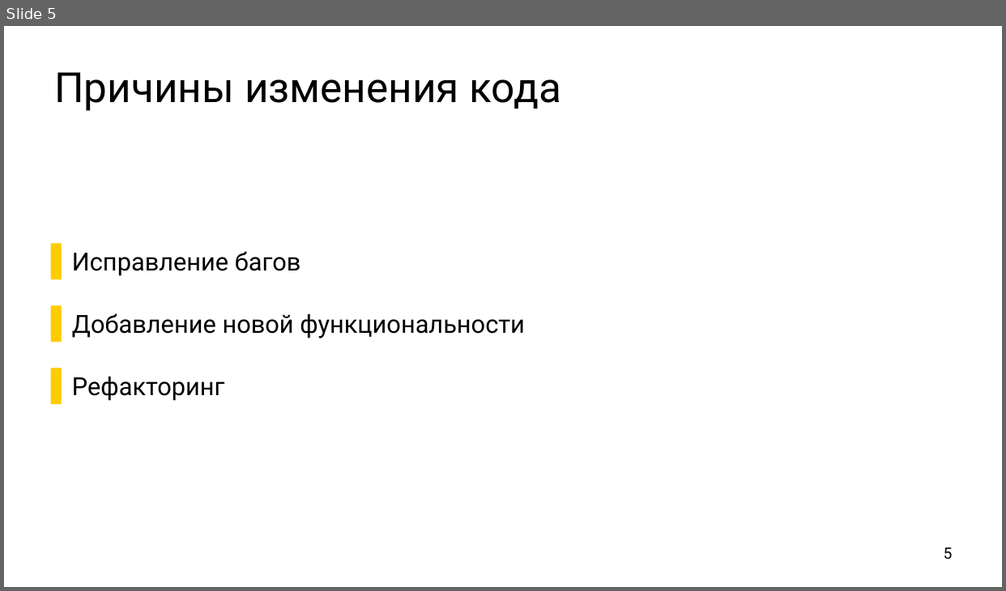
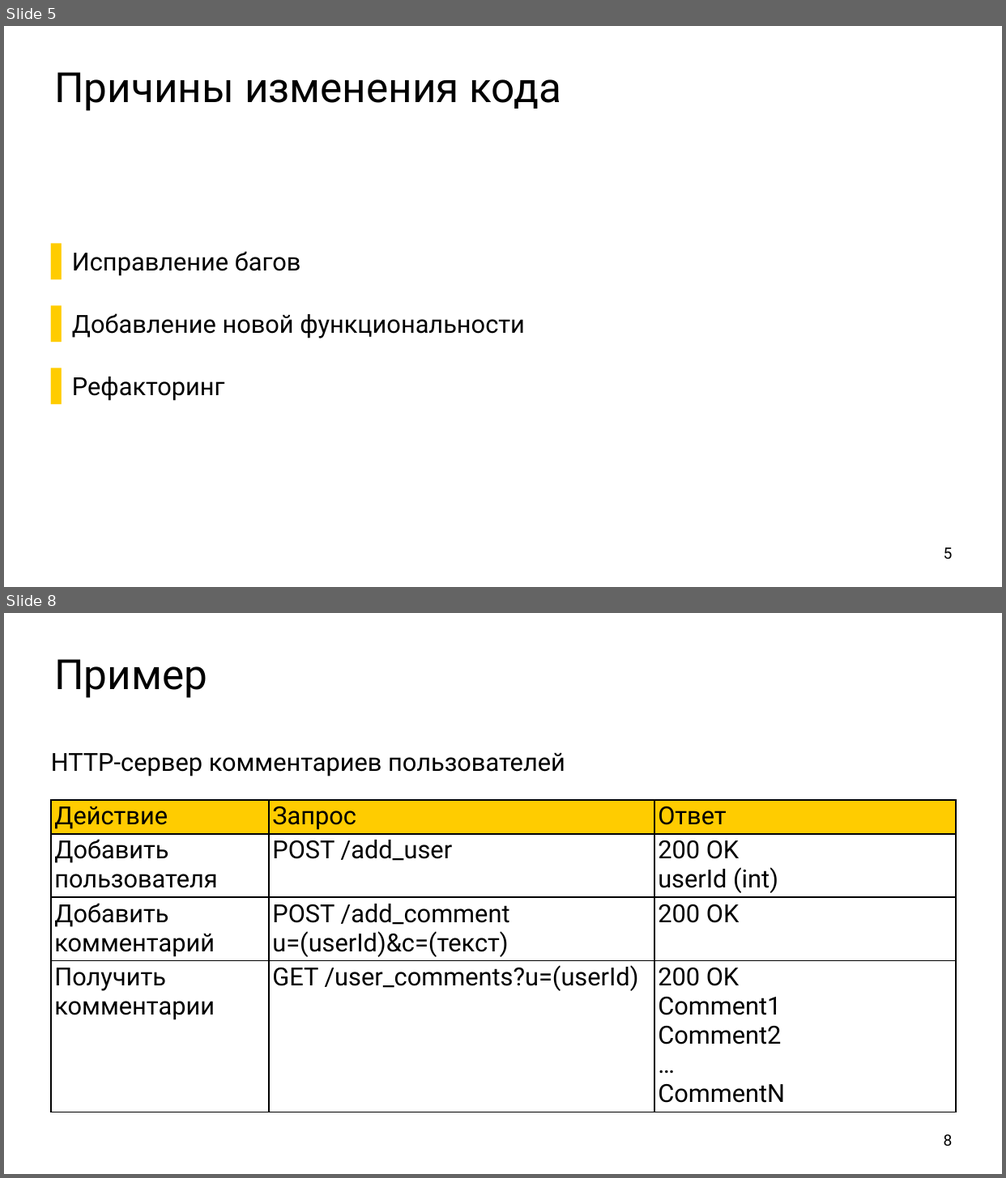
Before and after one commit to ishfb/secr2017, a slide deck: slides.pptx. Shown one above the other, each under a label of ours: slide 5 before the commit, slides 5 and 8 after it; the slides between them are not shown. The pictures are 1006x591 and 1006x1178 pixels, drawn with LibreOffice and Linux fonts; fonts in the diff are those of the drawing. Boxes give left, top, right and bottom in pixels: in the first picture for what was removed or moved away, otherwise in the second. Text is boxed around its words. In the diff, an @@ line names an element or a change of style, - is before the commit and + after.

```diff
--- a/slides.pptx
+++ b/slides.pptx
@@ slide 8 added at (x1=4, y1=613, x2=1002, y2=1174), background #FFFFFF @@
@@ title added at (x1=54, y1=659, x2=207, y2=698), 80 pt, text #000000 @@
+Пример
@@ text added at (x1=51, y1=753, x2=565, y2=777), 48 pt, text #000000 @@
+HTTP-сервер комментариев пользователей
@@ table added at (x1=51, y1=800, x2=956, y2=1115), 4 rows, 3 columns @@
+Действие | Запрос | Ответ
+Добавить пользователя | POST /add_user | 200 OK / userId (int)
+Добавить комментарий | POST /add_comment / u=(userId)&c=(текст) | 200 OK
+Получить комментарии | GET /user_comments?u=(userId) | 200 OK / Comment1 / Comment2 / … / CommentN
@@ page number added at (x1=944, y1=1135, x2=953, y2=1146), 30 pt, text #000000 @@
+8
```
Also in this commit, not shown: 2 other slides added.
